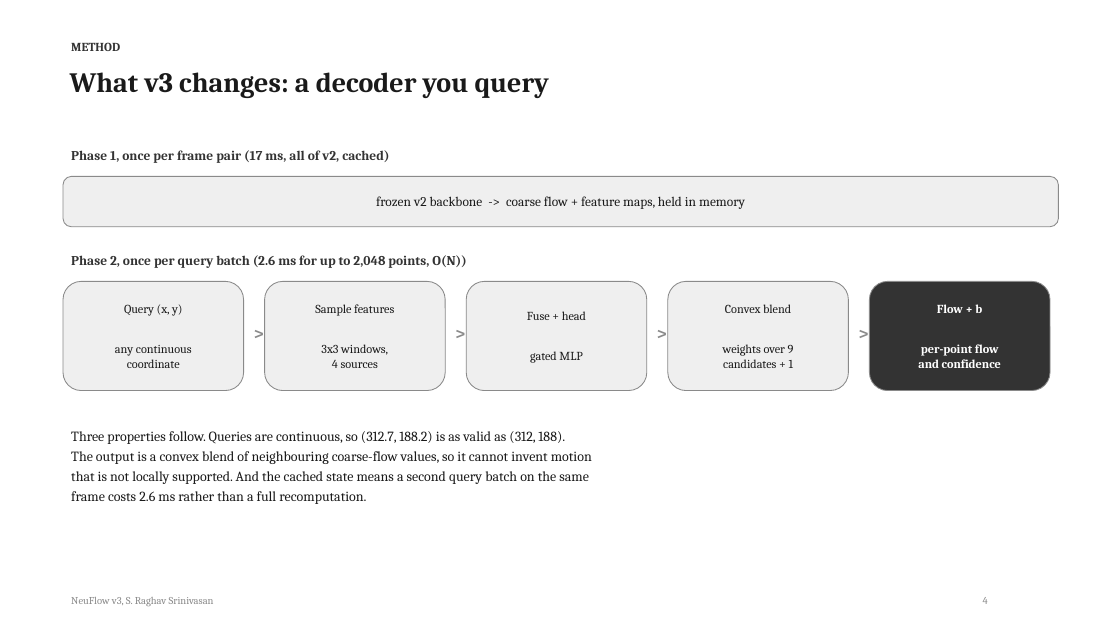
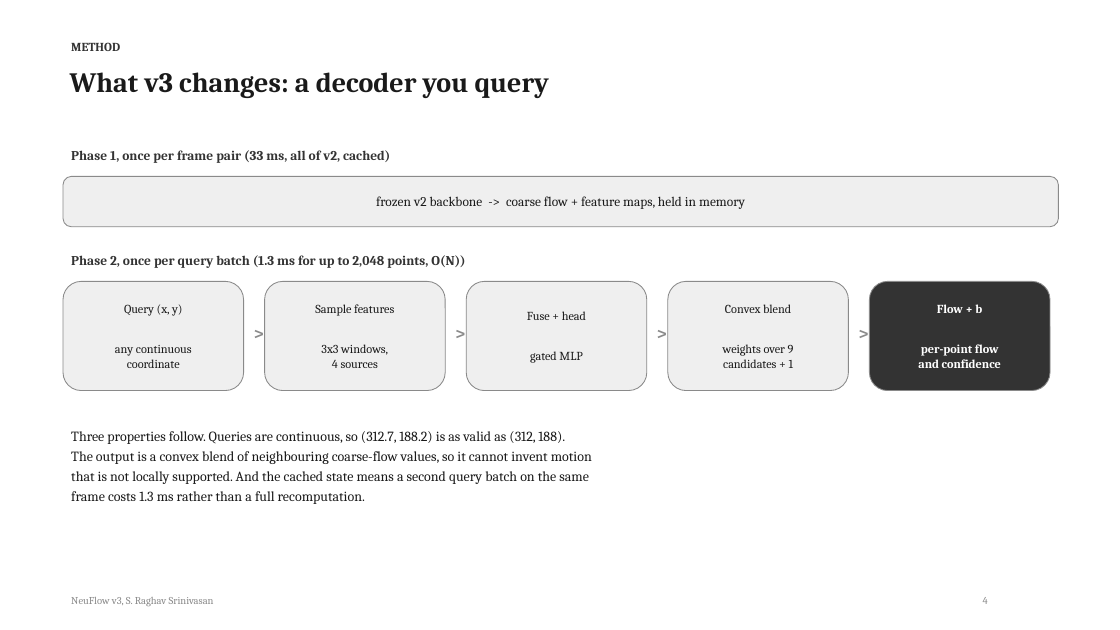
Before and after one commit to shrirag10/Neuflowv3, a slide deck: slide 4 of docs/NeuFlow_v3_status.pptx. Drawn at 1120x630 pixels with LibreOffice and Linux fonts; fonts in the diff are those of the drawing. Boxes give left, top, right and bottom in pixels: in the first picture for what was removed or moved away, otherwise in the second. Text is boxed around its words. In the diff, an @@ line names an element or a change of style, - is before the commit and + after.

```diff
--- a/docs/NeuFlow_v3_status.pptx
+++ b/docs/NeuFlow_v3_status.pptx
@@ text at (x1=71, y1=150, x2=390, y2=163): text changed @@
-Phase 1, once per frame pair (17 ms, all of v2, cached)
+Phase 1, once per frame pair (33 ms, all of v2, cached)
@@ text at (x1=71, y1=255, x2=465, y2=268): text changed @@
-Phase 2, once per query batch (2.6 ms for up to 2,048 points, O(N))
+Phase 2, once per query batch (1.3 ms for up to 2,048 points, O(N))
@@ text at (x1=71, y1=491, x2=365, y2=504): text changed @@
-frame costs 2.6 ms rather than a full recomputation.
+frame costs 1.3 ms rather than a full recomputation.
```
Also in this commit, not shown: 10 other slides changed, 2 slides added, 1 slide removed, 11 other files.
